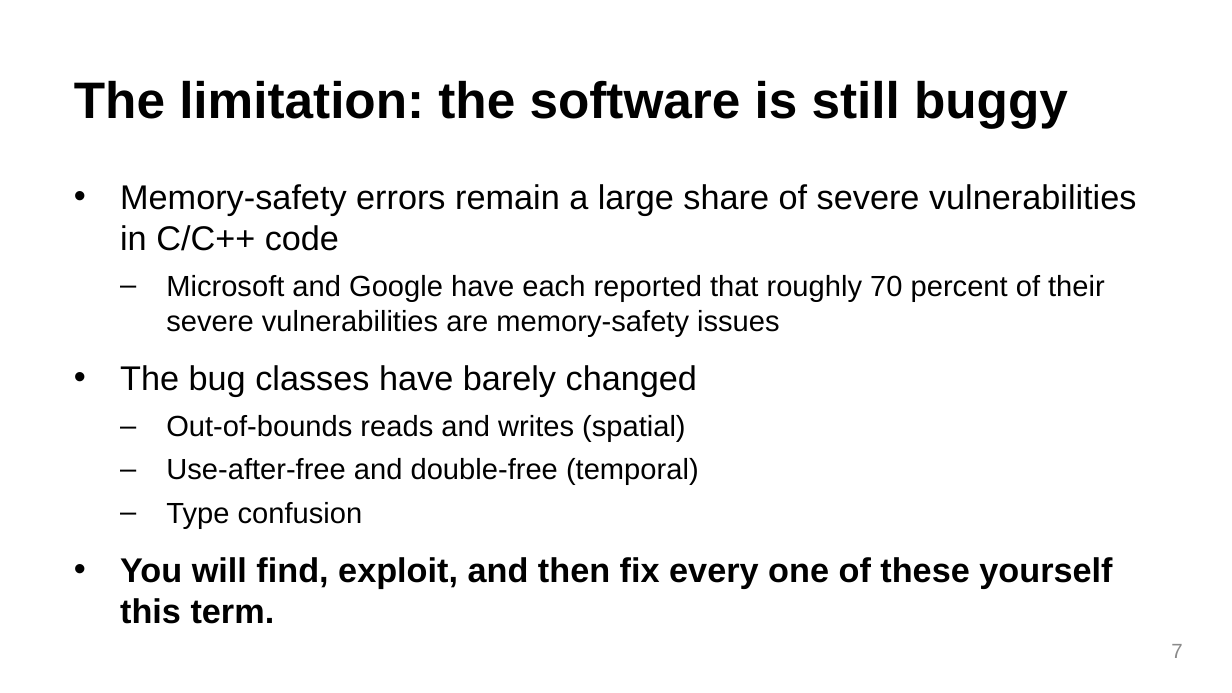
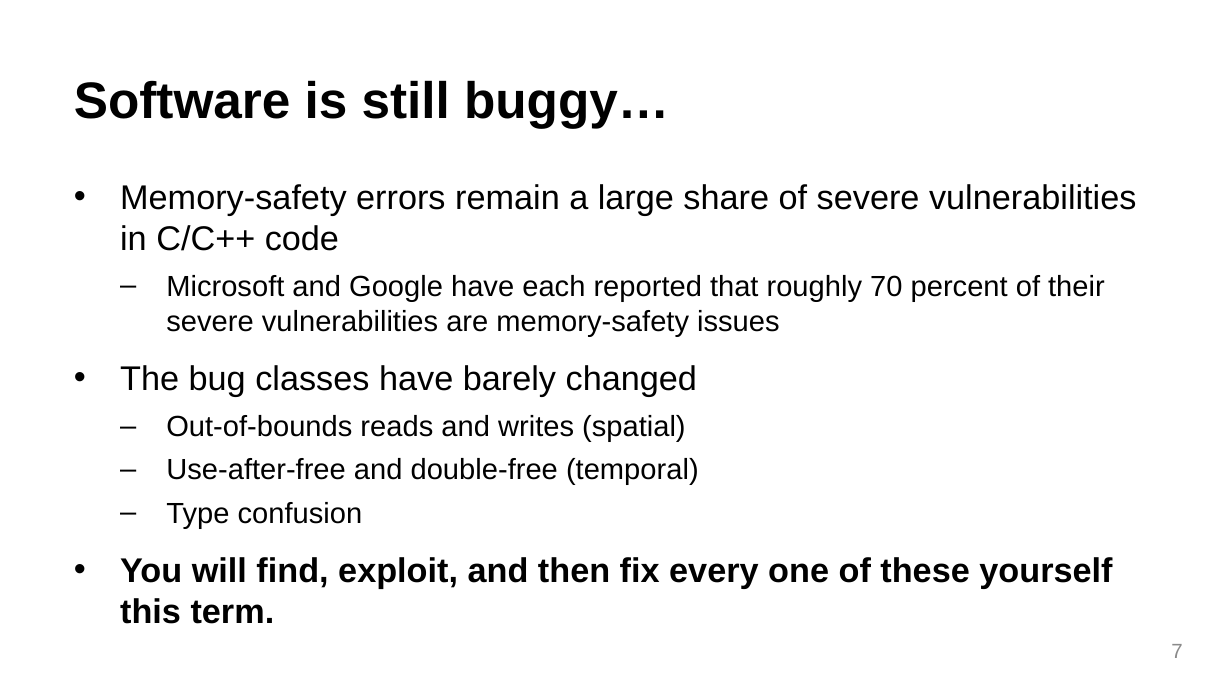
Before and after one commit to Sizvy/CS165_F26_labs, a slide deck: slide 7 of edc_slides/01_cs165-intro.pptx. Drawn at 1232x693 pixels with LibreOffice and Linux fonts; fonts in the diff are those of the drawing. Boxes give left, top, right and bottom in pixels: in the first picture for what was removed or moved away, otherwise in the second. Text is boxed around its words. In the diff, an @@ line names an element or a change of style, - is before the commit and + after.

```diff
--- a/edc_slides/01_cs165-intro.pptx
+++ b/edc_slides/01_cs165-intro.pptx
@@ title at (74,80,669,128): text changed @@
-The limitation: the software is still buggy
+Software is still buggy…
```
Also in this commit, not shown: 6 other slides changed, 2 other files.
